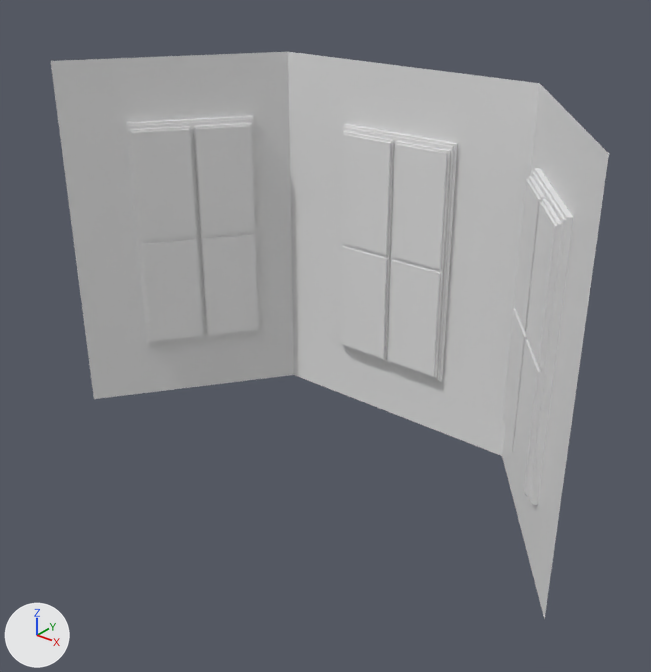
Two versions of the FBX model Assets/Models/ModularKit/Modular_Set_A/3x2 Panel_A.fbx, one commit apart.
Both versions are drawn from a camera (50 mm lens) standing at (0.026, -0.0287, 0.0275) and looking at (0.0002, 0.0036, 0.0075). The axes (+X, +Y, +Z) are drawn at lower left. The lights are the same throughout. Where no turn or scale is listed for an object, it has been applied to the vertices.

Script lines for the objects in view, before the commit:
```python
me_3x2_panel_a = bpy.data.meshes.new('3x2 Panel_A')
me_3x2_panel_a.from_pydata(...)  # 283 vertices, 544 faces; spans x -0.015..0.015, y 0.0..0.01, z 0.0..0.02
ob_3x2_panel_a = bpy.data.objects.new('3x2 Panel_A', me_3x2_panel_a)
ob_3x2_panel_a.location = (0.0, 0.0, 0.0)
```
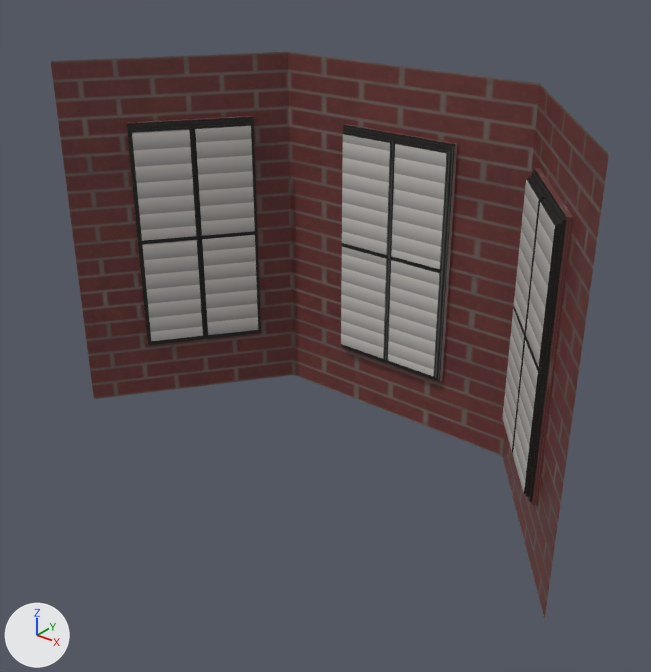
Diff of the bpy script that builds the scene:
```diff
--- a/Assets/Models/ModularKit/Modular_Set_A/3x2 Panel_A.fbx.py
+++ b/Assets/Models/ModularKit/Modular_Set_A/3x2 Panel_A.fbx.py
@@ img_plane_divided_brick_albedotransparency_png @@
+img_plane_divided_brick_albedotransparency_png = load_image('plane_divided_Brick_AlbedoTransparency.png', '../../../Textures/plane_divided_Brick_AlbedoTransparency.png', 2048, 2048, 'sRGB')
@@ img_trimlow_trim_basecolor_png @@
+img_trimlow_trim_basecolor_png = load_image('trimLow_Trim_BaseColor.png', '../../../Textures/trimLow_Trim_BaseColor.png', 2048, 2048, 'sRGB')
@@ mat_brick @@
+mat_brick = principled_material('Brick')
+mat_brick.texture = img_plane_divided_brick_albedotransparency_png
@@ mat_trim @@
+mat_trim = principled_material('Trim')
+mat_trim.texture = img_trimlow_trim_basecolor_png
@@ me_3x2_panel_a @@
 me_3x2_panel_a.from_pydata(...)  # 283 vertices, 544 faces; spans x -0.015..0.015, y 0.0..0.01, z 0.0..0.02
 # used by ob_3x2_panel_a; location = (0.0, 0.0, 0.0)
+# me_3x2_panel_a part 1: 44 of the faces centred in x -0.0143..0.0143, y 0.0009..0.01, z 0.0011..0.0078 switch from no material to mat_brick (picture img_plane_divided_brick_albedotransparency_png)
+# me_3x2_panel_a part 2: 44 of the faces centred in x -0.0143..0.0143, y 0.0009..0.01, z 0.0122..0.0189 switch from no material to mat_brick (picture img_plane_divided_brick_albedotransparency_png)
+# me_3x2_panel_a part 3: 152 of the faces centred in x -0.0127..-0.0084, y 0.0026..0.0082, z 0.0034..0.0166 switch from no material to mat_trim (picture img_trimlow_trim_basecolor_png)
+# me_3x2_panel_a part 4: 152 of the faces centred in x -0.0034..0.0034, y 0.0094..0.0097, z 0.0034..0.0166 switch from no material to mat_trim (picture img_trimlow_trim_basecolor_png)
+# me_3x2_panel_a part 5: 152 of the faces centred in x 0.0084..0.0127, y 0.0026..0.0082, z 0.0034..0.0166 switch from no material to mat_trim (picture img_trimlow_trim_basecolor_png)
```

Where the change shows, as pixel boxes [x1, y1, x2, y2] in the pictures (651 x 672 px):
part 1 of me_3x2_panel_a, recoloured (grey to brown): [74, 226, 573, 619] in both
part 2 of me_3x2_panel_a, recoloured (grey to brown): [51, 52, 609, 416] in both
part 3 of me_3x2_panel_a, recoloured: [127, 117, 261, 345] in both
part 4 of me_3x2_panel_a, recoloured: [341, 125, 455, 382] in both
part 5 of me_3x2_panel_a, recoloured: [502, 169, 567, 503] in both
